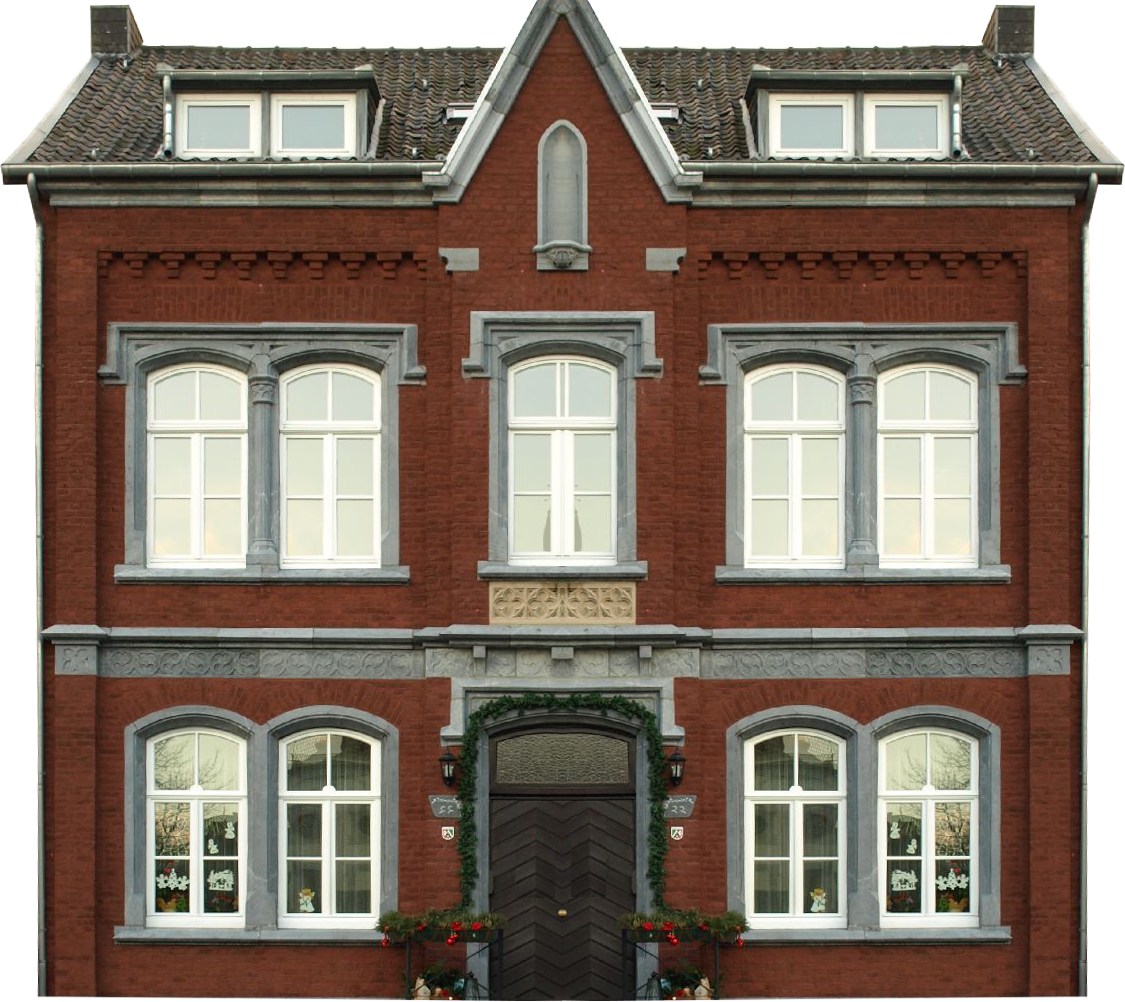
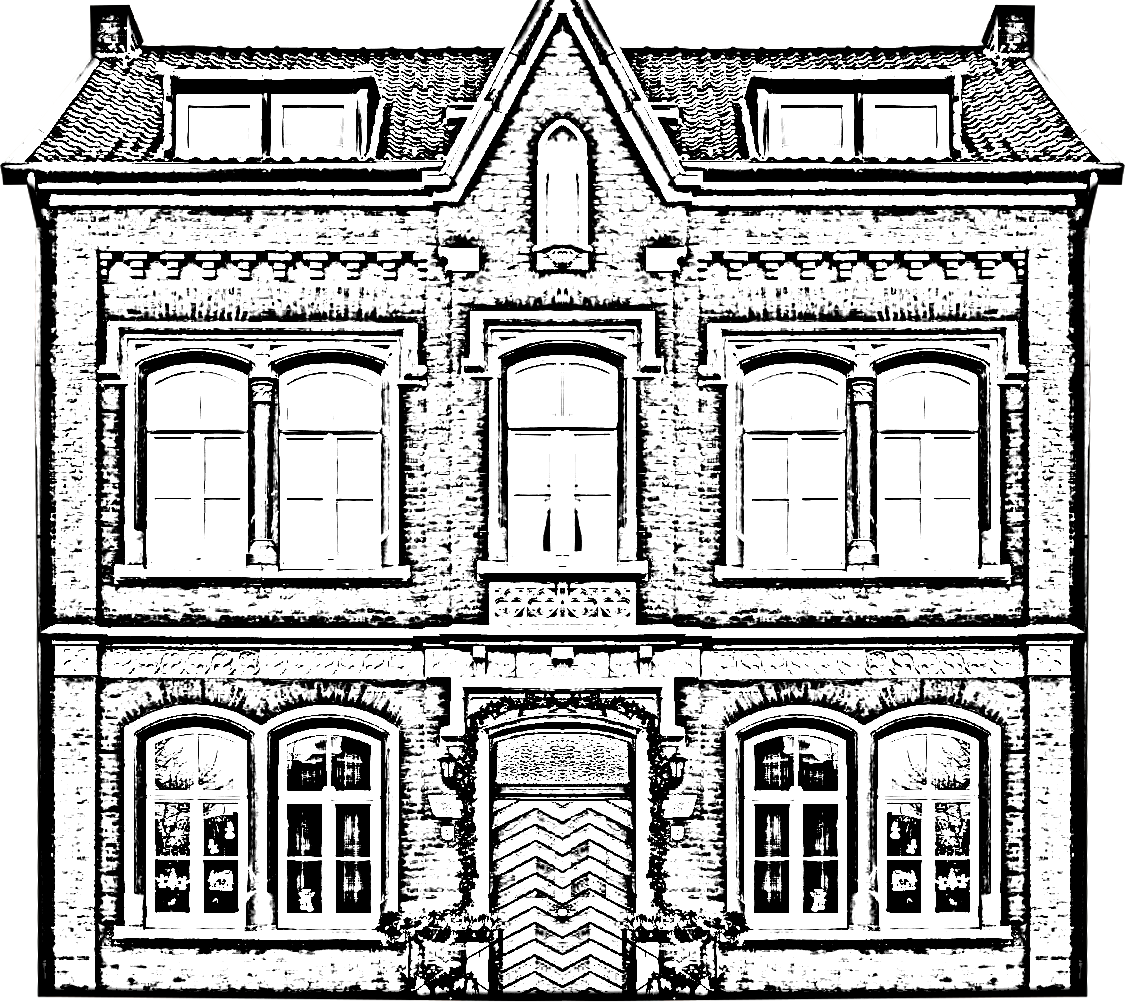
Layer changes from the first w=1125, h=1002 image to the second:
renamed "Gebaeude-Architektur_Textur_A_PC197863.JPG" to "Drawing", showed it, moved it above "Eingefügte Ebene", painted on it over (x1=0, y1=0, x2=1125, y2=1002)
